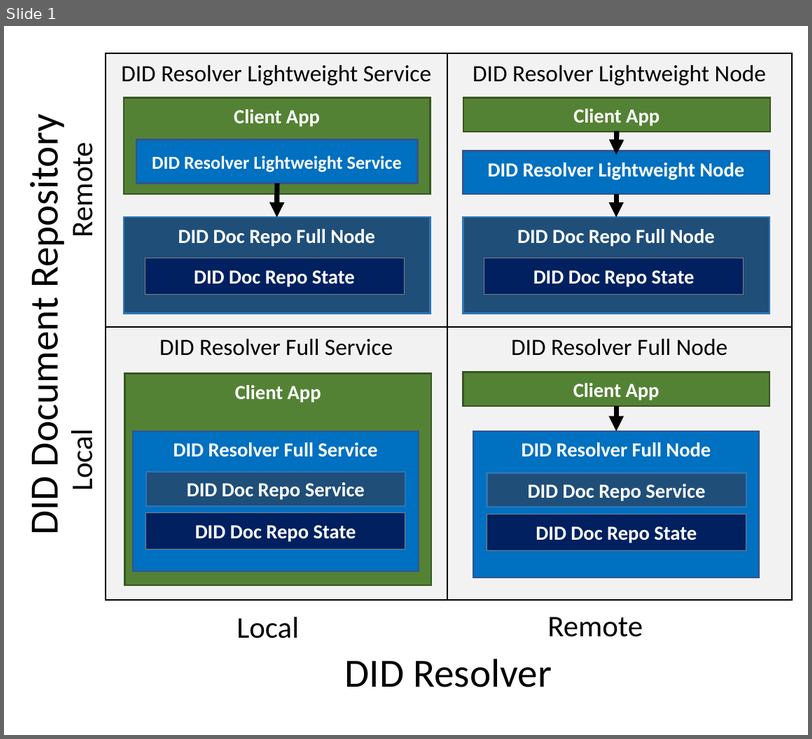
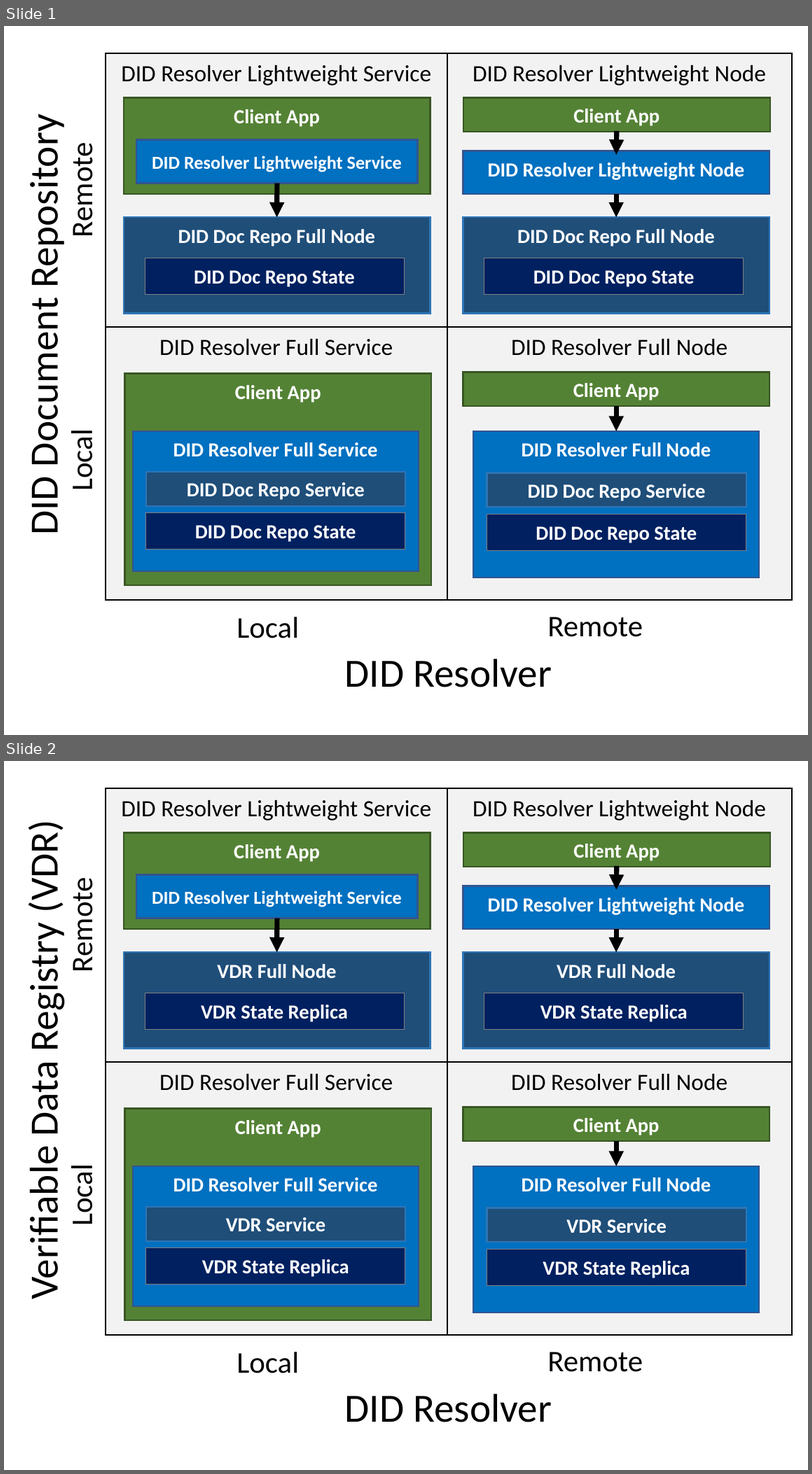
Before and after one commit to mwherman2000/indy-arm, a slide deck: src/HBB-DID-Resolver-Architecture v0.1.pptx. Shown one above the other, each under a label of ours: slide 1 before the commit, slides 1 and 2 after it. The pictures are 812x739 and 812x1474 pixels, drawn with LibreOffice and Linux fonts; fonts in the diff are those of the drawing. Boxes give left, top, right and bottom in pixels: in the first picture for what was removed or moved away, otherwise in the second. Text is boxed around its words. In the diff, an @@ line names an element or a change of style, - is before the commit and + after.

```diff
--- a/src/HBB-DID-Resolver-Architecture v0.1.pptx
+++ b/src/HBB-DID-Resolver-Architecture v0.1.pptx
@@ slide 2 added at box(4, 761, 808, 1470), background #FFFFFF @@
@@ table added at box(106, 788, 793, 1335), 2 rows, 2 columns @@
+DID Resolver Lightweight Service | DID Resolver Lightweight Node
+DID Resolver Full Service | DID Resolver Full Node
@@ text added at box(19, 829, 68, 1294), 24 pt, text #000000 @@
+Verifiable Data Registry (VDR)
@@ rectangle added at box(124, 833, 430, 929), fill #548235, outline #385723 1 pt, 12 pt, text #FFFFFF, bold @@
+Client App
@@ rectangle added at box(463, 833, 769, 867), fill #548235, outline #385723 1 pt, 12 pt, text #FFFFFF, bold @@
+Client App
@@ arrow added from (616, 865) to (616, 890), #000000 3 pt @@
@@ text added at box(63, 886, 100, 970), 18 pt, text #000000 @@
+Remote
@@ rectangle added at box(136, 875, 417, 919), fill #0070C0, outline #325491 1 pt, 11 pt, text #FFFFFF, bold @@
+DID Resolver Lightweight Service
@@ rectangle added at box(463, 886, 769, 929), fill #0070C0, outline #325491 1 pt, 12 pt, text #FFFFFF, bold @@
+DID Resolver Lightweight Node
@@ arrow added from (277, 919) to (277, 952), #000000 3 pt @@
@@ arrow added from (616, 929) to (616, 952), #000000 3 pt @@
@@ rectangle added at box(124, 952, 430, 1048), fill #1F4E79, outline #2E75B6 1 pt, 12 pt, text #FFFFFF, bold @@
+VDR Full Node
@@ rectangle added at box(463, 952, 769, 1048), fill #1F4E79, outline #2E75B6 1 pt, 12 pt, text #FFFFFF, bold @@
+VDR Full Node
@@ rectangle added at box(145, 993, 404, 1029), fill #002060, outline #808080 0.75 pt, 12 pt, text #FFFFFF, bold @@
+VDR State Replica
@@ rectangle added at box(484, 993, 744, 1029), fill #002060, outline #808080 0.75 pt, 12 pt, text #FFFFFF, bold @@
+VDR State Replica
@@ rectangle added at box(124, 1108, 430, 1320), fill #548235, outline #385723 1 pt, 12 pt, text #FFFFFF, bold @@
+Client App
@@ rectangle added at box(463, 1107, 769, 1140), fill #548235, outline #385723 1 pt, 12 pt, text #FFFFFF, bold @@
+Client App
@@ arrow added from (616, 1142) to (616, 1167), #000000 3 pt @@
@@ text added at box(63, 1173, 100, 1224), 18 pt, text #000000 @@
+Local
@@ rectangle added at box(133, 1167, 418, 1308), fill #0070C0, outline #325491 1 pt, 12 pt, text #FFFFFF, bold @@
+DID Resolver Full Service
@@ rectangle added at box(474, 1167, 759, 1313), fill #0070C0, outline #325491 1 pt, 12 pt, text #FFFFFF, bold @@
+DID Resolver Full Node
@@ rectangle added at box(145, 1208, 405, 1241), fill #1F4E79, outline #2E75B6 1 pt, 12 pt, text #FFFFFF, bold @@
+VDR Service
@@ rectangle added at box(487, 1208, 746, 1241), fill #1F4E79, outline #2E75B6 1 pt, 12 pt, text #FFFFFF, bold @@
+VDR Service
@@ rectangle added at box(145, 1249, 405, 1285), fill #002060, outline #808080 0.75 pt, 12 pt, text #FFFFFF, bold @@
+VDR State Replica
@@ rectangle added at box(487, 1250, 746, 1286), fill #002060, outline #808080 0.75 pt, 12 pt, text #FFFFFF, bold @@
+VDR State Replica
@@ text added at box(236, 1352, 299, 1373), 18 pt, text #000000 @@
+Local
@@ text added at box(547, 1352, 642, 1372), 18 pt, text #000000 @@
+Remote
@@ text added at box(345, 1394, 551, 1423), 24 pt, text #000000 @@
+DID Resolver
```
Also in this commit, not shown: 2 other files.
